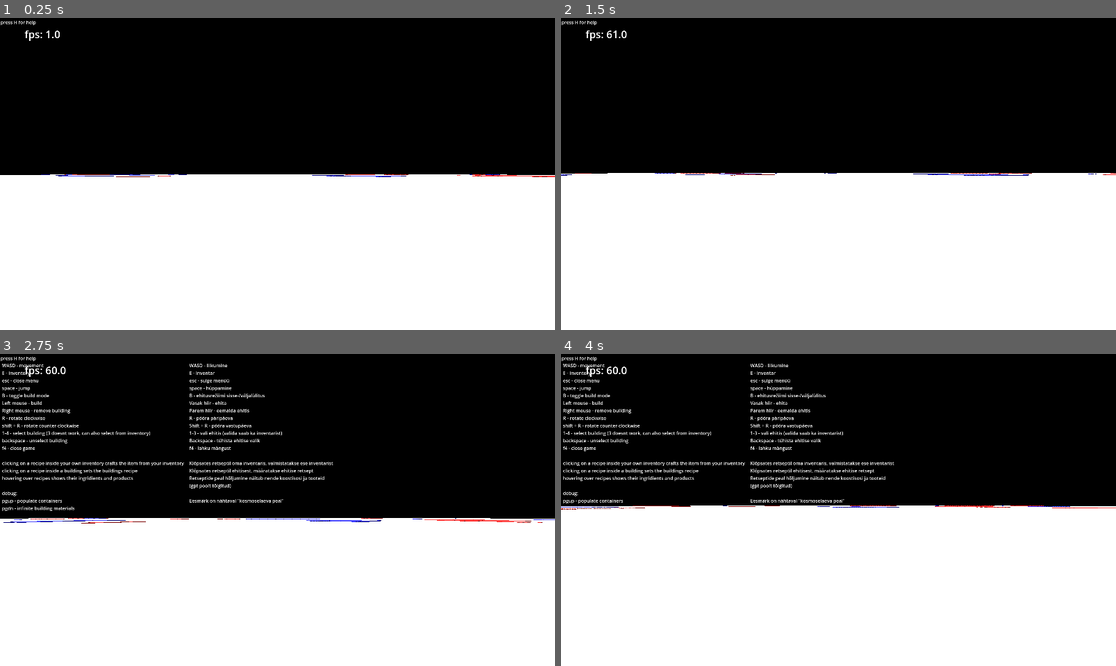
Above: before the commit, frames 1-4 (two rows, left to right).
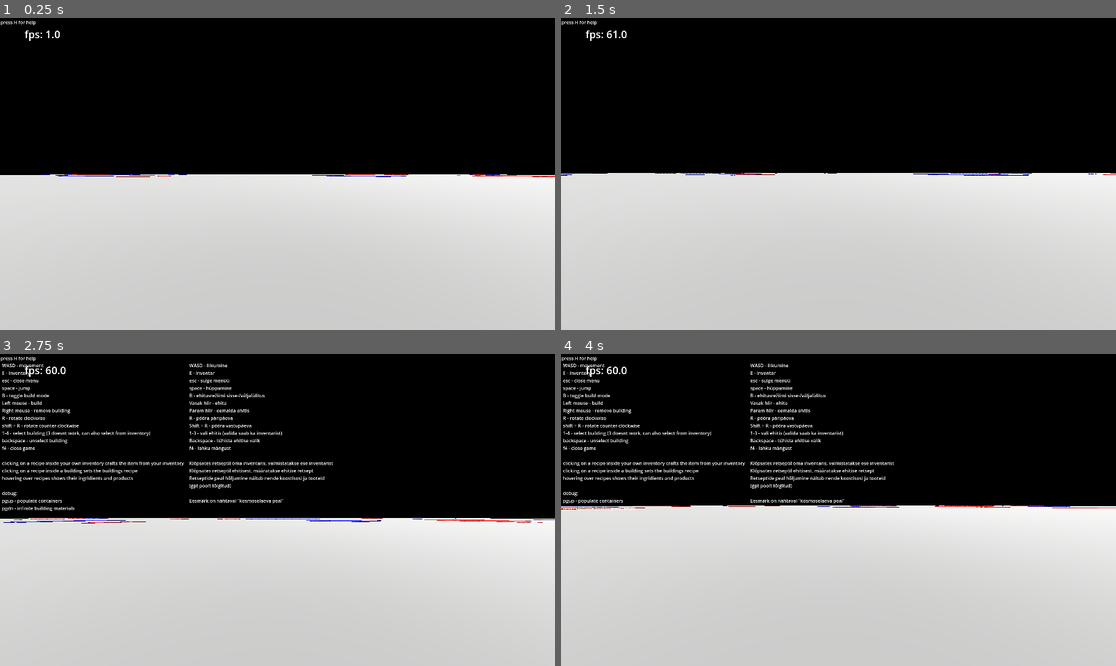
Above: after the commit, the same moments.

Repository: Tinigame/UPT-game-project
Game: Godot game, scene res://Scenes/world.tscn
Same seed, same stepped clock (60 frames per second), same inputs: the game is played once before the commit and once after it.
Inputs (mouse positions are in pixels of both pictures, inside the frame that each line leads up to):
- Up to frame 1 (0.25 s): no input
- Up to frame 2 (1.5 s): tap H (help_menu) at 0.5, 1.25 s; move the mouse to (866, 174) at 0.52 s; tap A (A) at 0.6 s; click (866, 174) at 0.67 s; tap D (D) at 0.8, 1.35 s; move the mouse to (810, 174) at 1.27 s; click (810, 174) at 1.42 s
- Up to frame 3 (2.75 s): tap S (S) at 1.55, 2.1 s; tap H (help_menu) at 2 s; move the mouse to (288, 503) at 2.02 s; click (288, 503) at 2.17 s; tap Space (space) at 2.3 s
- Up to frame 4 (4 s): tap H (help_menu) at 2.75, 3.5 s; move the mouse to (832, 516) at 2.77 s; tap Space (space) at 2.85 s; click (832, 516) at 2.92 s; tap A (A) at 3.05, 3.6 s; move the mouse to (877, 513) at 3.52 s; click (877, 513) at 3.67 s; tap D (D) at 3.8 s

The runs differ from the first frame. In frame 1, 46% of the frame differs, in the area x 0-100%, y 50-100%; in frame 2, 47%, in the area x 0-100%, y 49-100%; in frame 3, 43%; in frame 4, 46%.

Commit message:
inventory space counter

Diff:
--- a/Scenes/world.tscn
+++ b/Scenes/world.tscn
@@ -37,7 +37,6 @@
 [node name="DirectionalLight3D" type="DirectionalLight3D" parent="."]
 transform = Transform3D(0.436912, -0.876291, -0.203032, 0, -0.225716, 0.974193, -0.899504, -0.425636, -0.0986179, 0, 3.51138, 0)
 light_energy = 2.0
-shadow_enabled = true
 directional_shadow_mode = 0
 directional_shadow_blend_splits = true
 directional_shadow_max_distance = 50.0
--- a/Scripts/autoload/player_UI.gd
+++ b/Scripts/autoload/player_UI.gd
@@ -30,7 +30,8 @@
 	var container
 	if target_building.name == "ContainerManager":
 		container = target_building
-		container_label.text = "Inventory"
+		container_label.text = str("Inventory (", container.slot_free_space(0), "/", container.slots[0].capacity, " free space)")
+
 	else:
 		container = target_building.container_manager
 		container_label.text = str("Container of ", target_building.name)
@@ -182,6 +183,7 @@
 				index = inventory_item_list.add_icon_item(item.item_sprite)
 
 
+
 			inventory_item_list.set_item_text(index, str(item.item_name, " (", item_count, ")"))
 			inventory_item_list.set_item_metadata(index, item)
 			last_item = item
